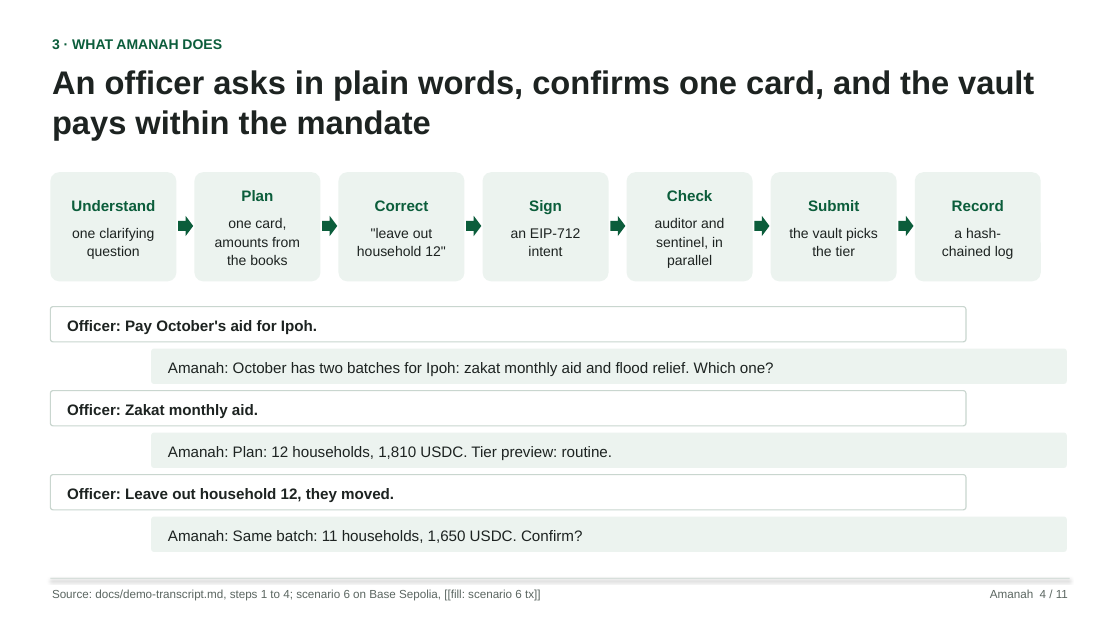
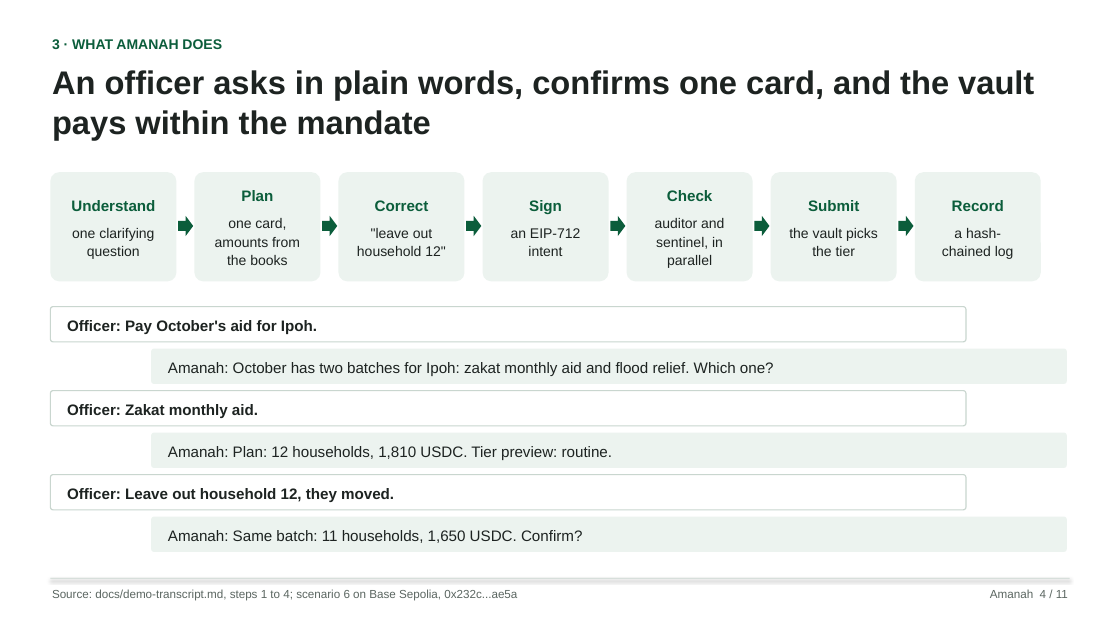
Before and after one commit to hafizmnazman/amanah-wallet, a slide deck: slide 4 of docs/deck/amanah-deck.pptx. Drawn at 1120x630 pixels with LibreOffice and Linux fonts; fonts in the diff are those of the drawing. Boxes give left, top, right and bottom in pixels: in the first picture for what was removed or moved away, otherwise in the second. Text is boxed around its words. In the diff, an @@ line names an element or a change of style, - is before the commit and + after.

Commit message:
Build the deck from the runs: a scenario the live planner stopped reads as refused, the test counts match, and S2 against S3 carries its caution

```diff
--- a/docs/deck/amanah-deck.pptx
+++ b/docs/deck/amanah-deck.pptx
@@ text at box(52, 589, 517, 601): text changed @@
-Source: docs/demo-transcript.md, steps 1 to 4; scenario 6 on Base Sepolia, [[fill: scenario 6 tx]]
+Source: docs/demo-transcript.md, steps 1 to 4; scenario 6 on Base Sepolia, 0x232c...ae5a
```
Also in this commit, not shown: 7 other slides changed, 6 other files.
